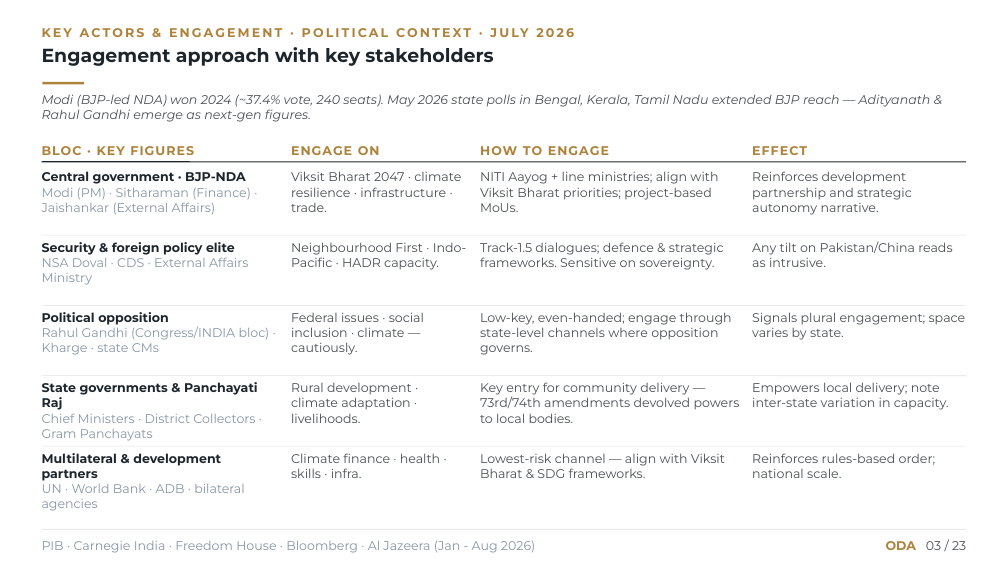
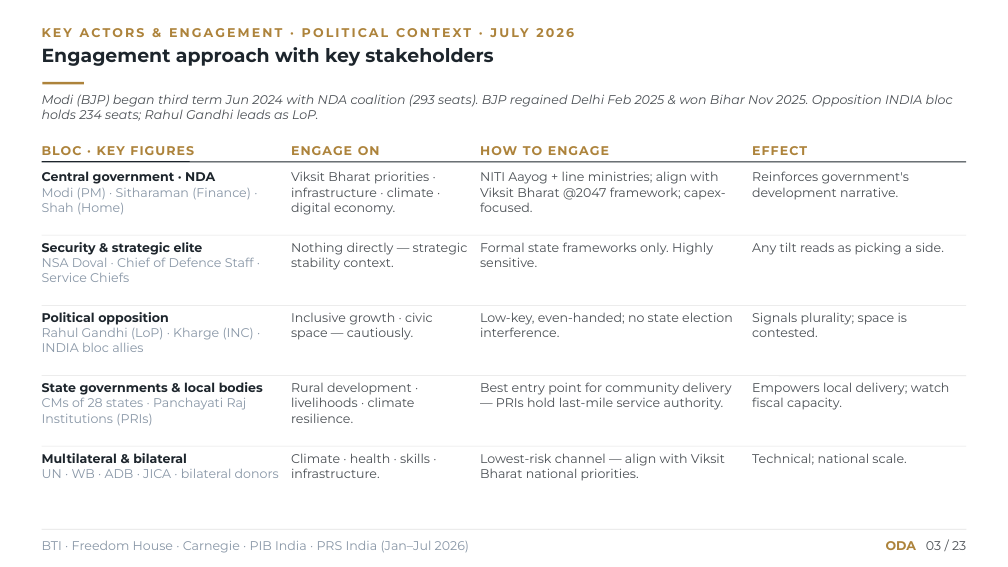
Before and after one commit to developmentihpc-cpu/cad-dashboard, a slide deck: slide 3 of docs/reports/India_Country_Proposal.pptx. Drawn at 1008x567 pixels with LibreOffice and Linux fonts; fonts in the diff are those of the drawing. Boxes give left, top, right and bottom in pixels: in the first picture for what was removed or moved away, otherwise in the second. Text is boxed around its words. In the diff, an @@ line names an element or a change of style, - is before the commit and + after.

```diff
--- a/docs/reports/India_Country_Proposal.pptx
+++ b/docs/reports/India_Country_Proposal.pptx
@@ text at box(42, 94, 953, 121): text changed @@
-Modi (BJP-led NDA) won 2024 (~37.4% vote, 240 seats). May 2026 state polls in Bengal, Kerala, Tamil Nadu extended BJP reach — Adityanath & Rahul Gandhi emerge as next-gen figures.
+Modi (BJP) began third term Jun 2024 with NDA coalition (293 seats). BJP regained Delhi Feb 2025 & won Bihar Nov 2025. Opposition INDIA bloc holds 234 seats; Rahul Gandhi leads as LoP.
@@ text at box(42, 171, 251, 214): text changed @@
-Central government · BJP-NDA
-Modi (PM) · Sitharaman (Finance) · Jaishankar (External Affairs)
+Central government · NDA
+Modi (PM) · Sitharaman (Finance) · Shah (Home)
@@ text at box(291, 171, 434, 215): text changed @@
-Viksit Bharat 2047 · climate resilience · infrastructure · trade.
+Viksit Bharat priorities · infrastructure · climate · digital economy.
@@ text at box(480, 171, 726, 212): text changed @@
-NITI Aayog + line ministries; align with Viksit Bharat priorities; project-based MoUs.
+NITI Aayog + line ministries; align with Viksit Bharat @2047 framework; capex-focused.
@@ text at box(752, 171, 909, 200): text changed @@
-Reinforces development partnership and strategic autonomy narrative.
+Reinforces government's development narrative.
@@ text at box(42, 242, 254, 282): text changed @@
-Security & foreign policy elite
-NSA Doval · CDS · External Affairs Ministry
+Security & strategic elite
+NSA Doval · Chief of Defence Staff · Service Chiefs
@@ text at box(291, 242, 468, 270): text changed @@
-Neighbourhood First · Indo-Pacific · HADR capacity.
+Nothing directly — strategic stability context.
@@ text at box(480, 242, 713, 267): text changed @@
-Track-1.5 dialogues; defence & strategic frameworks. Sensitive on sovereignty.
+Formal state frameworks only. Highly sensitive.
@@ text at box(752, 242, 944, 255): text changed @@
-Any tilt on Pakistan/China reads as intrusive.
+Any tilt reads as picking a side.
@@ text at box(42, 312, 254, 352): text changed @@
-Political opposition
-Rahul Gandhi (Congress/INDIA bloc) · Kharge · state CMs
+Political opposition
+Rahul Gandhi (LoP) · Kharge (INC) · INDIA bloc allies
@@ text at box(291, 312, 433, 340): text changed @@
-Federal issues · social inclusion · climate — cautiously.
+Inclusive growth · civic space — cautiously.
@@ text at box(480, 312, 733, 337): text changed @@
-Low-key, even-handed; engage through state-level channels where opposition governs.
+Low-key, even-handed; no state election interference.
@@ text at box(752, 312, 908, 337): text changed @@
-Signals plural engagement; space varies by state.
+Signals plurality; space is contested.
@@ text at box(42, 382, 263, 426): text changed @@
-State governments & Panchayati Raj
-Chief Ministers · District Collectors · Gram Panchayats
+State governments & local bodies
+CMs of 28 states · Panchayati Raj Institutions (PRIs)
@@ text at box(291, 383, 415, 423): text changed @@
-Rural development · climate adaptation · livelihoods.
+Rural development · livelihoods · climate resilience.
@@ text at box(480, 382, 731, 410): text changed @@
-Key entry for community delivery — 73rd/74th amendments devolved powers to local bodies.
+Best entry point for community delivery — PRIs hold last-mile service authority.
@@ text at box(752, 382, 950, 410): text changed @@
-Empowers local delivery; note inter-state variation in capacity.
+Empowers local delivery; watch fiscal capacity.
@@ text at box(42, 453, 279, 478): text changed @@
-Multilateral & development partners
-UN · World Bank · ADB · bilateral agencies
+Multilateral & bilateral
+UN · WB · ADB · JICA · bilateral donors
@@ text at box(291, 453, 430, 478): text changed @@
-Climate finance · health · skills · infra.
+Climate · health · skills · infrastructure.
@@ text at box(480, 453, 725, 481): text changed @@
-Lowest-risk channel — align with Viksit Bharat & SDG frameworks.
+Lowest-risk channel — align with Viksit Bharat national priorities.
@@ text at box(752, 453, 906, 465): text changed @@
-Reinforces rules-based order; national scale.
+Technical; national scale.
@@ text at box(42, 541, 469, 553): text changed @@
-PIB · Carnegie India · Freedom House · Bloomberg · Al Jazeera (Jan - Aug 2026)
+BTI · Freedom House · Carnegie · PIB India · PRS India (Jan–Jul 2026)
```
Also in this commit, not shown: 18 other slides changed, 2 other files.
